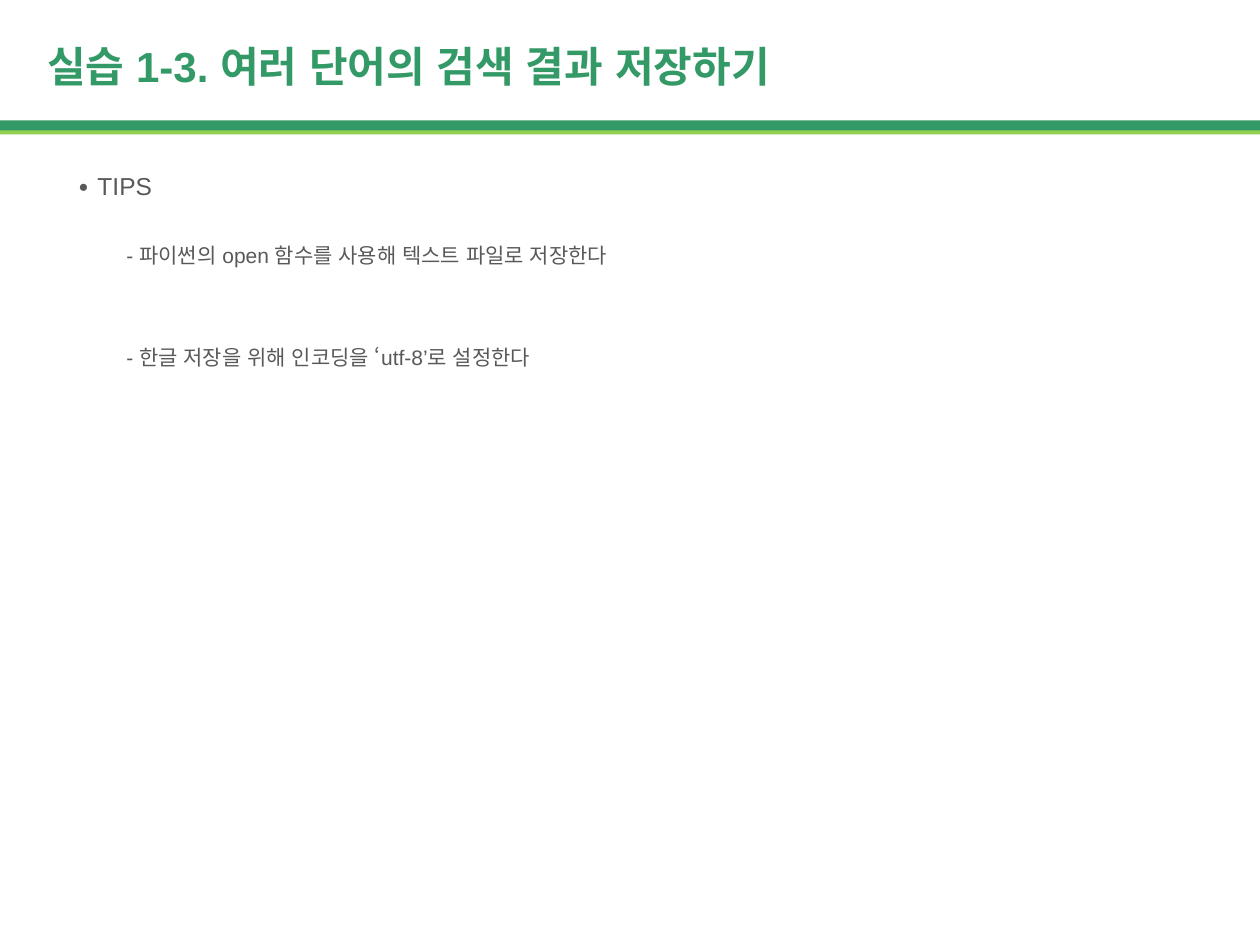
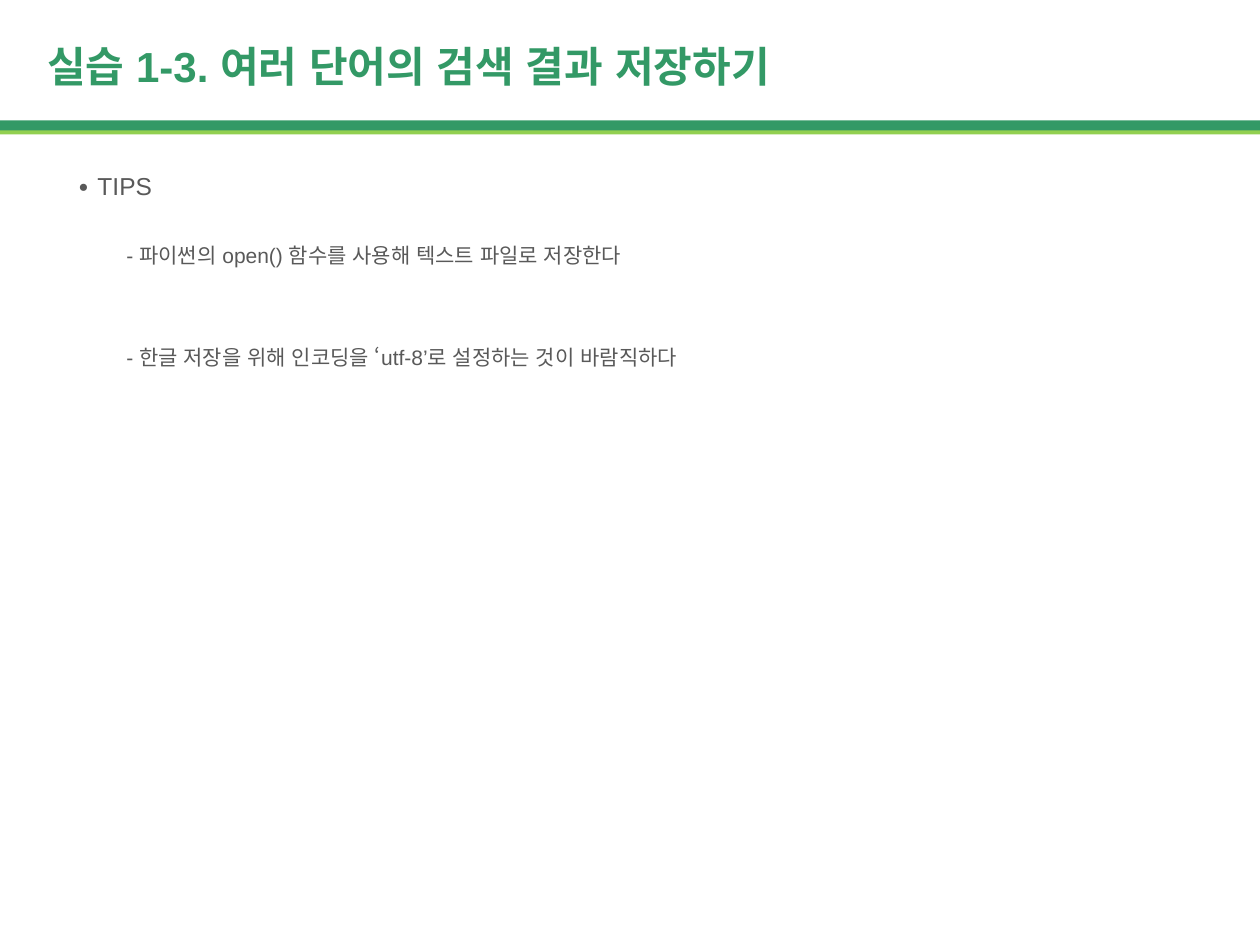
Before and after one commit to buomsoo-kim/Introduction-to-text-mining-with-Python, a slide deck: slide 10 of ppts/[Session1] Web Crawling 실습.pptx. Drawn at 1260x945 pixels with LibreOffice and Linux fonts; fonts in the diff are those of the drawing. Boxes give left, top, right and bottom in pixels: in the first picture for what was removed or moved away, otherwise in the second. Text is boxed around its words. In the diff, an @@ line names an element or a change of style, - is before the commit and + after.

```diff
--- a/ppts/[Session1] Web Crawling 실습.pptx
+++ b/ppts/[Session1] Web Crawling 실습.pptx
@@ text at (x1=139, y1=245, x2=621, y2=267): text changed @@
-- 파이썬의 open 함수를 사용해 텍스트 파일로 저장한다
+- 파이썬의 open() 함수를 사용해 텍스트 파일로 저장한다
@@ text at (x1=139, y1=347, x2=676, y2=367): text changed @@
-- 한글 저장을 위해 인코딩을 ‘utf-8’로 설정한다
+- 한글 저장을 위해 인코딩을 ‘utf-8’로 설정하는 것이 바람직하다
```
Also in this commit, not shown: 1 other slide changed, 7 other files.
